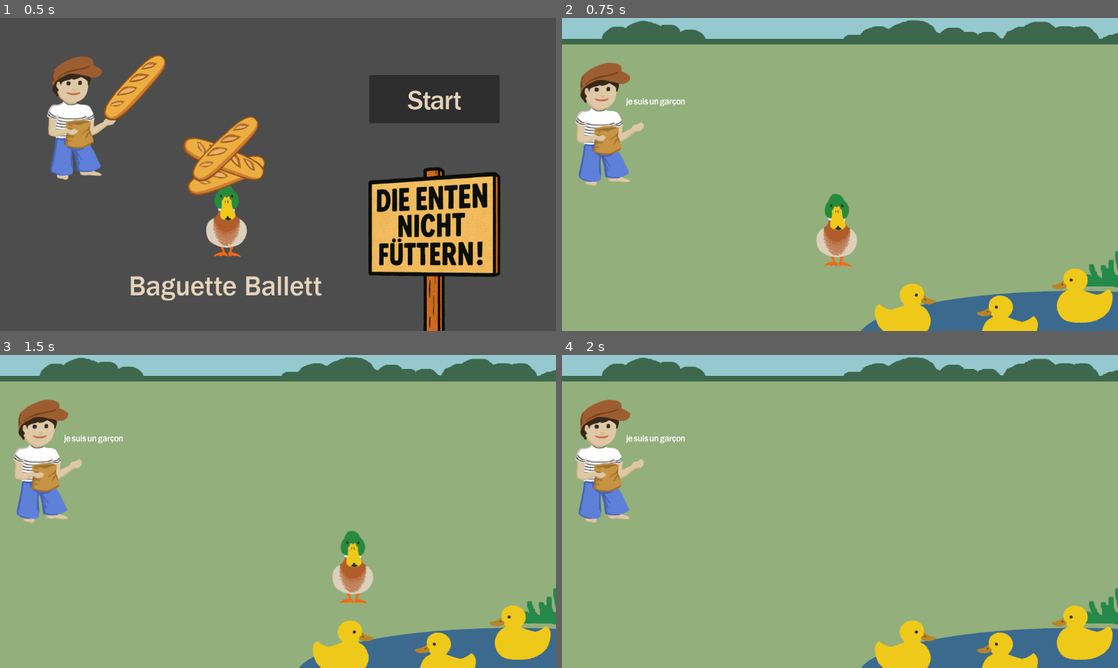
Above: before the commit, frames 1-4 (two rows, left to right).
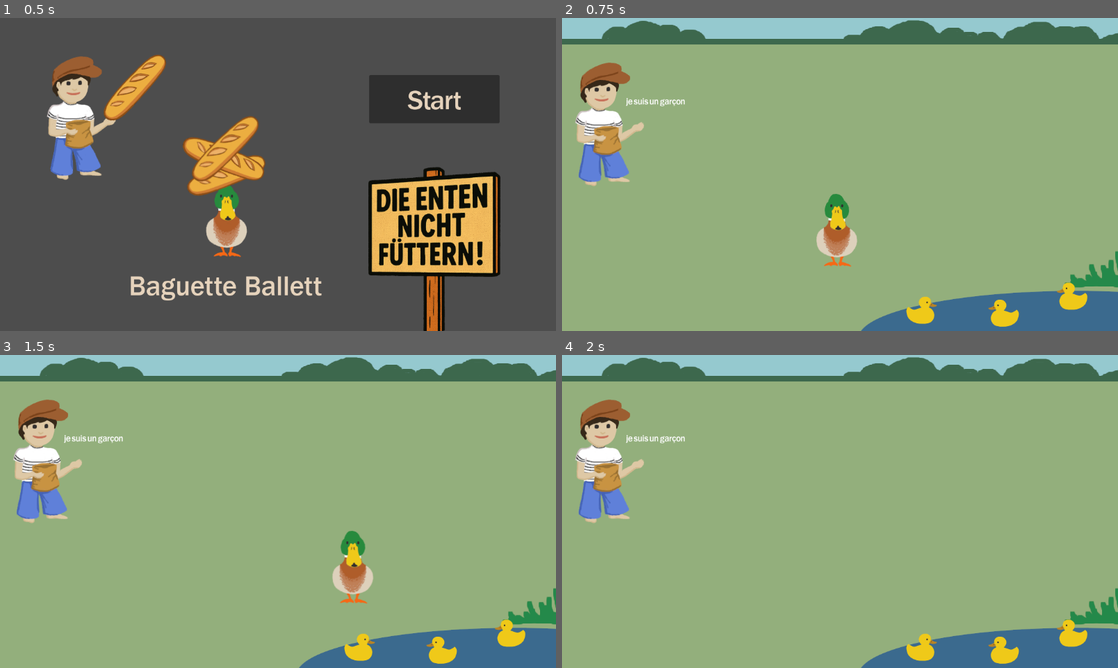
Above: after the commit, the same moments.

Repository: baguette-ballett/baguette-ballett
Game: Godot game, scene res://scenes/intro/intro.tscn
Two runs of this game, one before a commit and one after it. Both use one fixed random seed, a clock stepped at 60 frames per second and the inputs below.
Inputs:
- Up to frame 1 (0.5 s): no input
- Up to frame 2 (0.75 s): click "Start" at 0.5 s
- Up to frame 3 (1.5 s): tap Enter (ui_accept) at 1.25 s; hold Right (ui_right) from 1.28 s (still down); hold Enter (ui_accept) from 1.28 s (still down)
- Up to frame 4 (2 s): keep holding Right (ui_right); keep holding Enter (ui_accept)

Frame 1 is identical in both runs. In frame 2, 2.4% of the frame differs, in the area x 56-100%, y 80-100%; in frame 3, 2.4%; in frame 4, 2.4%.

Commit message:
Shrink ducklings

Diff:
--- a/scenes/level/level.tscn
+++ b/scenes/level/level.tscn
@@ -67,16 +67,19 @@
 autoplay = true
 
 [node name="Duckling1" type="Sprite2D" parent="."]
-position = Vector2(711, 606)
+position = Vector2(745, 605)
+scale = Vector2(0.5, 0.5)
 texture = ExtResource("8_tf2q7")
 flip_h = true
 
 [node name="Duckling2" type="Sprite2D" parent="."]
-position = Vector2(1078, 575)
+position = Vector2(1057, 576)
+scale = Vector2(0.5, 0.5)
 texture = ExtResource("8_tf2q7")
 
 [node name="Duckling3" type="Sprite2D" parent="."]
-position = Vector2(923, 631)
+position = Vector2(915, 611)
+scale = Vector2(0.5, 0.5)
 texture = ExtResource("8_tf2q7")
 
 [node name="Control (full layout)" type="Control" parent="."]
